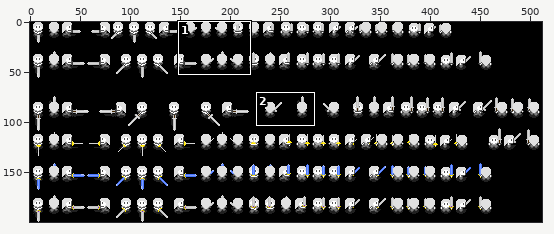
Two states of a sprite sheet, res/VISUAL_DATA/PLAYER/PLAYER_FEMALE/player_female_noarmor_sword_sheet.png. The picture above shows the old version from afar; the outline marks the close-up.
Close-up. Before:
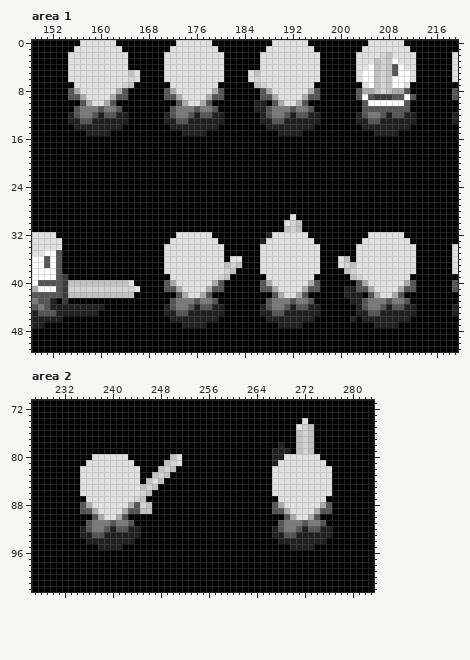
The file is 512x200 pixels. Colours within 5 levels of each other are drawn and written as one. Shown: area 1: x 149..219, y 0..51; area 2: x 227..283, y 71..102. The commit also changed other parts of the picture, which this record leaves out.
Once edited:
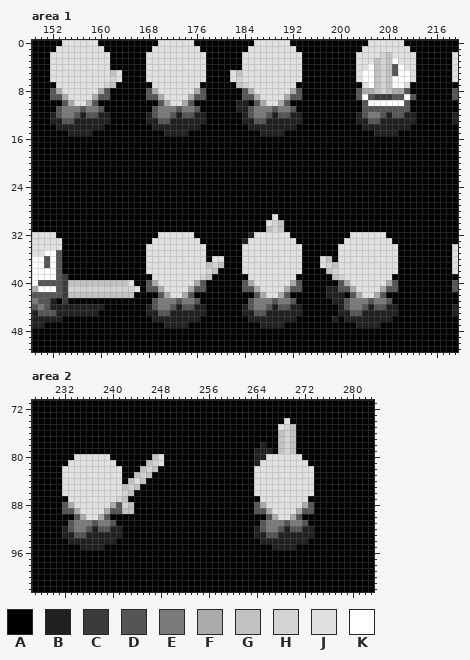
Palette (. is transparent): A #000000  B #202020  C #3b3b3b  D #555555  E #7a7a7a  F #aaaaaa  G #c1c1c1  H #d3d3d3  J #e0e0e0  K #ffffff
The exact change:
Changed rows in their new state; - is an unchanged pixel.
Area 1:
first column x 152:
 0 --JJJ---AAA-------JJJ---AAA-------JJJ---AAA--
 1 -JJJ-----AAA-----JJJ-----AAA-----JJJ-----AAA-
 2 JJJ-------AAA---JJJ-------AAA---JJJ-------AAA
 3 JJJ-------AAA---JJJ-------AAA---JJJ-------AAA
 4 JJJ-------AAA---JJJ-------AAA---JJJ-------AAA
 5 JJJ-------G-AAA-JJJ-------AAA-JGJ-J-------AAA
 6 JJJ-------H-AAA-JJJ-------AAA-JHJ-J-------AAA
 7 -JJJ-----HGAAA---JJJ-----AAA---GHJJJ-----AAA-
 8 DFJJJ---FDAAA---DFJJJ---FDAAA---DFJJJ---FDAAA
 9 DDFJJJ-FDDAAA---DDFJJJ-FDDAAA---DDFJJJ-FDDAAA
10 --DFJJ-DAAA-------DFJJ-DAAA----BB-DFJJ-DAAA--
11 -DEEED---AAA-----DEEED---AAA---BBDEEED---AAA-
12 BDEE-BD--BAAA---BDEE-BD--BAAA---BDEE-BD--BAAA
13 BBDD-BB---AAA---BBDD-BB---AAA---BBDD-BB---AAA
14 -BBB-----AAA-----BBB-----AAA-----BBB-----AAA-
15 ---BBB-AAA---------BBB-AAA---------BBB-AAA---
first column x 168:
29 ---------------------J--A--------------------
30 --------------------JHGAAA-------------------
31 --------------------GHGAAA-------------------
32 --JJJ---AAA------BJJJ---AAA-------JJJ---AAA--
33 -JJJ-----AAA----BJJJ-----AAA-----JJJ-----AAA-
34 JJJ-------AAA---JJJ-------AAA---JJJ-------AAA
35 JJJ-------AAA---JJJ-------AAA---JJJ-------AAA
36 JJJ-------A---AAJJJ-------AAAJG--JJ-------AAA
37 JJJ-------GHGAAAJJJ-------AAAJHG-JJ-------AAA
38 JJJ-------HGAAA-JJJ-------AAA-GHJJJ-------AAA
39 -JJJ-----HGAAA---JJJ-----AAA---GHJJJ-----AAA-
40 DFJJJ---FDAAA---DFJJJ---FDAAA---DFJJJ---FDAAA
41 DDFJJJ-FDDAAA---DDFJJJ-FDDAAA-BBDDFJJJ-FDDAAA
42 --DFJJ-DAAA-------DFJJ-DAAA---BBBADFJJ-DAAA--
43 -DEEED---AAA-----DEEED---AAA---BBDEEED---AAA-
44 BDEE-BD--BAAA---BDEE-BD--BAAA---BDEE-BD--BAAA
45 BBDD-BB---AAA---BBDD-BB---AAA---BBDD-BB---AAA
46 -BBB-----AAA-----BBB-----AAA---B-B-B-----AAA-
47 ---BBB-AAA---------BBB-AAA---------BBB-AAA---
Area 2:
first column x 232:
 74 -------------------------------------J--A----
 75 ------------------------------------JHGAAA---
 76 ------------------------------------GHGAAA---
 77 ------------------------------------GHGAAA---
 78 ---------------------------------B--GHGAAA---
 79 --------------------------------BBBAGHGAAA---
 80 --JJJ---AAA----GJ-AA------------BBJJJ---AAA--
 81 -JJJ-----AAA--GHJAAA------------BJJJ-----AAA-
 82 JJJ-------AAAGHGAAA-------------JJJ-------AAA
 83 JJJ-------AAGHGAAA--------------JJJ-------AAA
 84 JJJ-------AG-GAAA---------------JJJ-------AAA
 85 JJJ-------GHGAAA----------------JJJ-------AAA
 86 JJJ-------HGAAA-----------------JJJ-------AAA
 87 -JJJ-----HGAAA-------------------JJJ-----AAA-
 88 DFJJJ---FDHGAAA-----------------DFJJJ---FDAAA
 89 DDFJJJ-FDDGGAAA-----------------DDFJJJ-FDDAAA
 90 --DFJJ-DAAA-----------------------DFJJ-DAAA--
 91 -DEEED---AAA---------------------DEEED---AAA-
 92 BDEE-BD--BAAA-------------------BDEE-BD--BAAA
 93 BBDD-BB---AAA-------------------BBDD-BB---AAA
 94 -BBB-----AAA---------------------BBB-----AAA-
 95 ---BBB-AAA-------------------------BBB-AAA---
